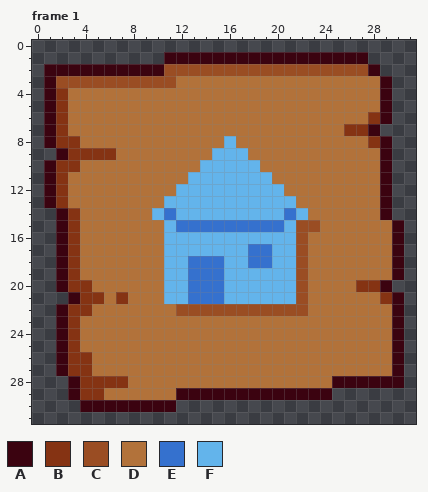
One commit to this pixel-art file: resources/aseprite/home_r.aseprite. Above, as it was before the edit.
32x32 pixels, 4 frames. Shown: frame 1. The commit also changed other frames, which this record leaves out.
Visible layers, top first: "icon", "shadow", "sign".
Palette (. is transparent): A #3b0310  B #853313  C #9a4d23  D #b2723a  E #3571ce  F #63b4eb
Pixels before, frame 1, first column x 1:
 1 ..........AAAAAAAAAAAAAAAAA...
 2 AAAAAAAAAACCCCCCCCCCCCCCCCCA..
 3 ACCCCCCCCCCDDDDDDDDDDDDDDDDDA.
 4 ABDDDDDDDDDDDDDDDDDDDDDDDDDDA.
 5 ABDDDDDDDDDDDDDDDDDDDDDDDDDDA.
 6 ABDDDDDDDDDDDDDDDDDDDDDDDDDBA.
 7 ABDDDDDDDDDDDDDDDDDDDDDDDBBA..
 8 ABBDDDDDDDDDDDDFDDDDDDDDDDDBA.
 9 .ABBBBDDDDDDDDFFFDDDDDDDDDDDA.
10 ABBDDDDDDDDDDFFFFFDDDDDDDDDDA.
11 ABDDDDDDDDDDFFFFFFFDDDDDDDDDA.
12 ABDDDDDDDDDFFFFFFFFFDDDDDDDDA.
13 ABDDDDDDDDFFFFFFFFFFFDDDDDDDA.
14 .ABDDDDDDFEFFFFFFFFFEFDDDDDDA.
15 .ABDDDDDDDFEEEEEEEEEFCCDDDDDDA
16 .ABDDDDDDDFFFFFFFFFFFCDDDDDDDA
17 .ABDDDDDDDFFFFFFFEEFFCDDDDDDDA
18 .ABDDDDDDDFFEEEFFEEFFCDDDDDDDA
19 .ABDDDDDDDFFEEEFFFFFFCDDDDDDDA
20 .ABBDDDDDDFFEEEFFFFFFCDDDDBBA.
21 ..ABBDBDDDFFEEEFFFFFFCDDDDDDBA
22 .ABBDDDDDDDCCCCCCCCCCCDDDDDDDA
23 .ABDDDDDDDDDDDDDDDDDDDDDDDDDDA
24 .ABDDDDDDDDDDDDDDDDDDDDDDDDDDA
25 .ABDDDDDDDDDDDDDDDDDDDDDDDDDDA
26 .ABBDDDDDDDDDDDDDDDDDDDDDDDDDA
27 .ABBDDDDDDDDDDDDDDDDDDDDDDDDDA
28 ..ABBBBDDDDDDDDDDDDDDDDDAAAAAA
29 ..ABBDDDDDDAAAAAAAAAAAAA......
30 ...AAAAAAAA...................
New version:
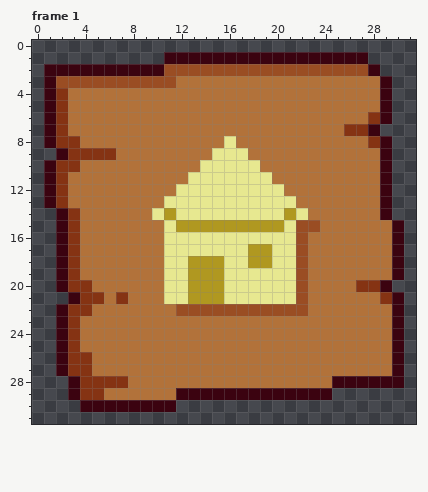
From old to new:
{"colour":"E","old":"#3571ce","new":"#b09820"}
{"colour":"F","old":"#63b4eb","new":"#e7e890"}
{"label":"changed","picture_box":[152,136,308,304]}
